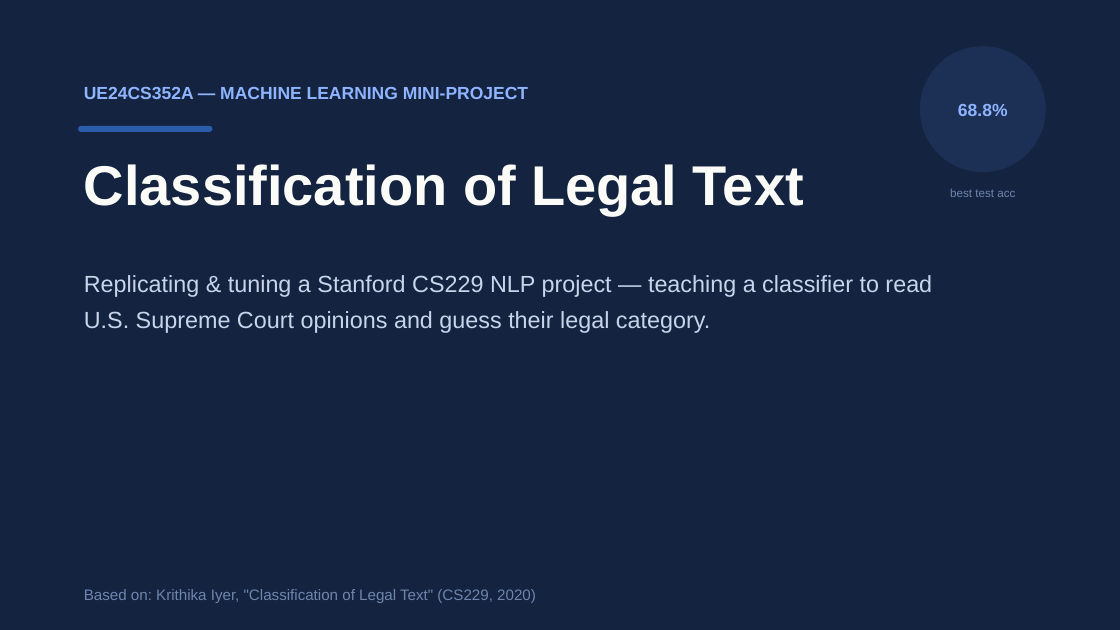
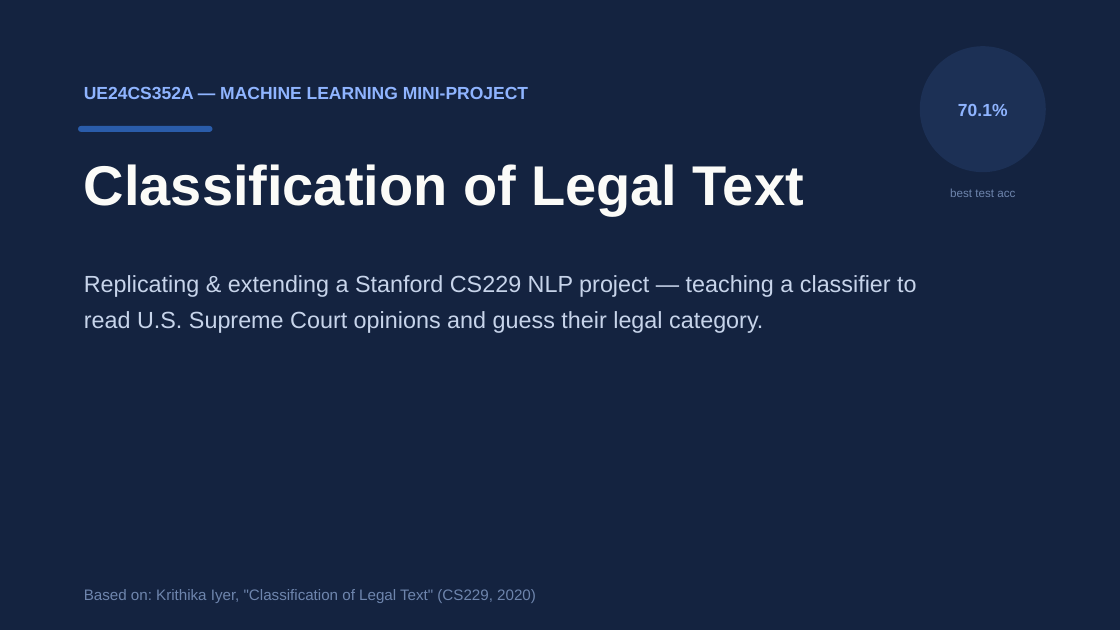
Before and after one commit to amogh-herle/ML-MINI-PROJECT, a slide deck: slide 1 of report/slides.pptx. Drawn at 1120x630 pixels with LibreOffice and Linux fonts; fonts in the diff are those of the drawing. Boxes give left, top, right and bottom in pixels: in the first picture for what was removed or moved away, otherwise in the second. Text is boxed around its words. In the diff, an @@ line names an element or a change of style, - is before the commit and + after.

```diff
--- a/report/slides.pptx
+++ b/report/slides.pptx
@@ text in ellipse at (x1=958, y1=104, x2=1008, y2=116): text changed @@
-68.8%
+70.1%
@@ text at (x1=84, y1=275, x2=916, y2=333): text changed @@
-Replicating & tuning a Stanford CS229 NLP project — teaching a classifier to read U.S. Supreme Court opinions and guess their legal category.
+Replicating & extending a Stanford CS229 NLP project — teaching a classifier to read U.S. Supreme Court opinions and guess their legal category.
```
Also in this commit, not shown: 7 other slides changed, 7 slides added, 4 slides removed, 37 other files.
